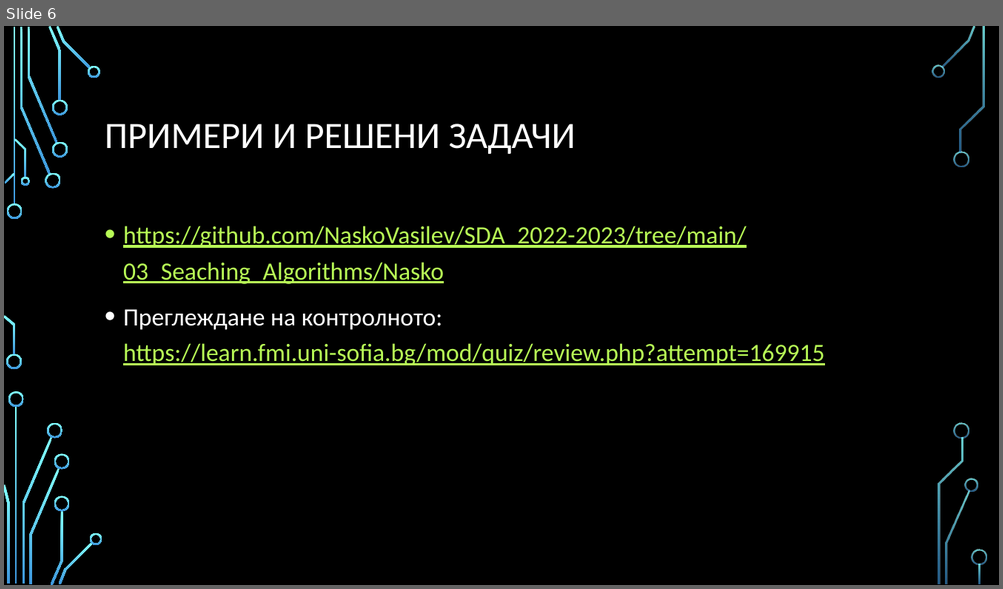
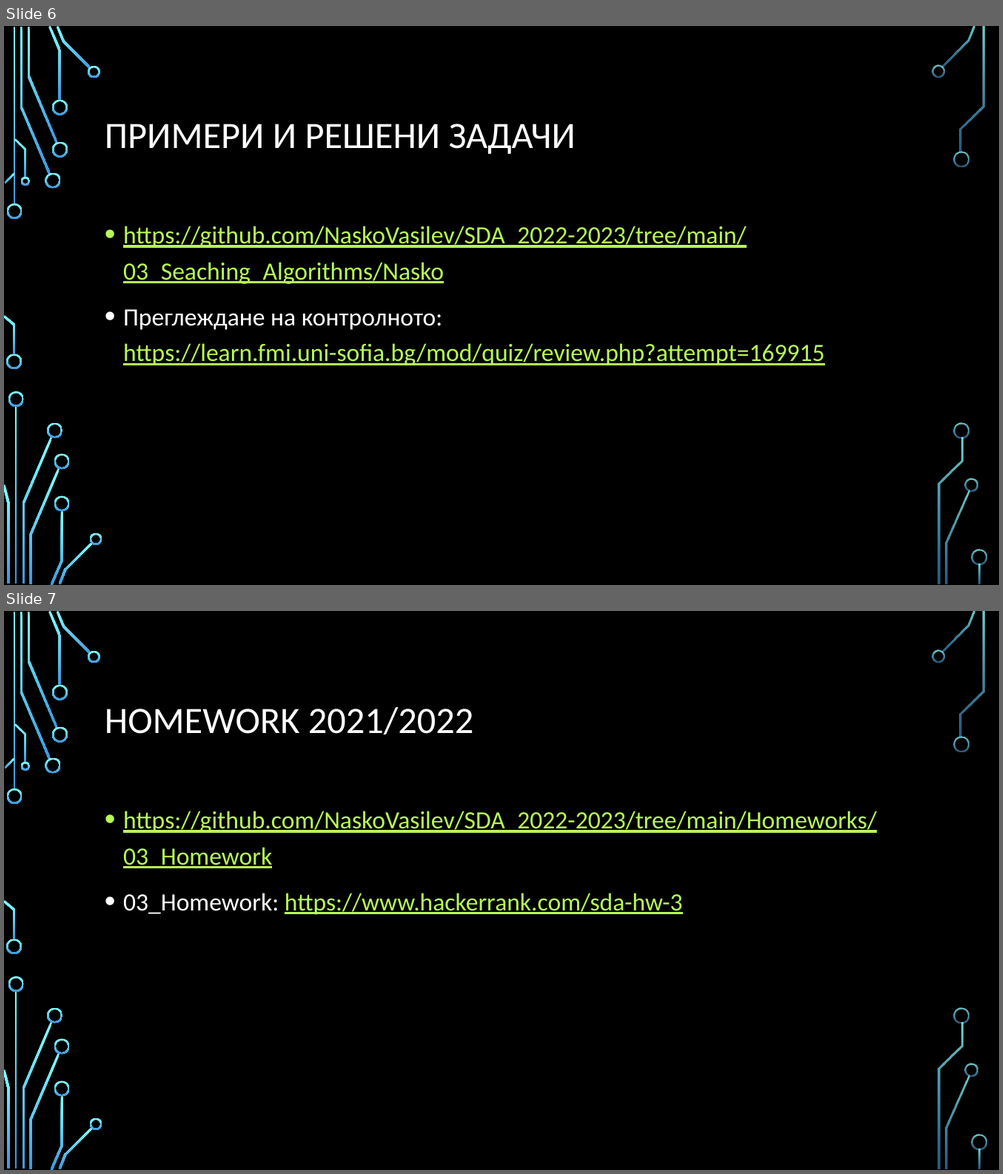
Before and after one commit to NaskoIT/SDA_2022-2023, a slide deck: 03_Seaching_Algorithms/Nasko/02_Searching_Algorithms.pptx. Shown one above the other, each under a label of ours: slide 6 before the commit, slides 6 and 7 after it. The pictures are 1003x589 and 1003x1174 pixels, drawn with LibreOffice and Linux fonts; fonts in the diff are those of the drawing; background and template pictures are left out. Boxes give left, top, right and bottom in pixels: in the first picture for what was removed or moved away, otherwise in the second. Text is boxed around its words. In the diff, an @@ line names an element or a change of style, - is before the commit and + after.

```diff
--- a/03_Seaching_Algorithms/Nasko/02_Searching_Algorithms.pptx
+++ b/03_Seaching_Algorithms/Nasko/02_Searching_Algorithms.pptx
@@ slide 7 added at [4,611,999,1170], background picture (left out); not listed: 36 template elements that a slide beside it also shows @@
@@ title added at [105,707,473,735], 36 pt, text #FFFFFF @@
+HOMEWORK 2021/2022
@@ text added at [123,811,876,915], 24 pt, text #B8FA56, underline @@
+• https://github.com/NaskoVasilev/SDA_2022-2023/tree/main/Homeworks/03_Homework
+• 03_Homework: https://www.hackerrank.com/sda-hw-3
```
Also in this commit, not shown: 10 other files.
